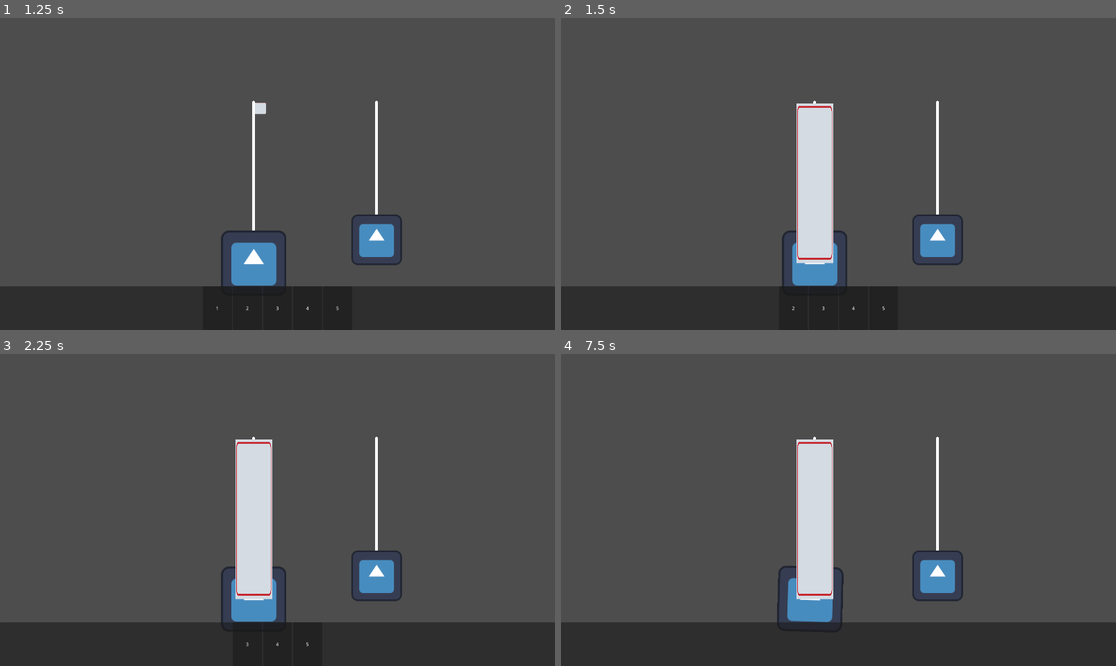
Above: before the commit, frames 1-4 (two rows, left to right).
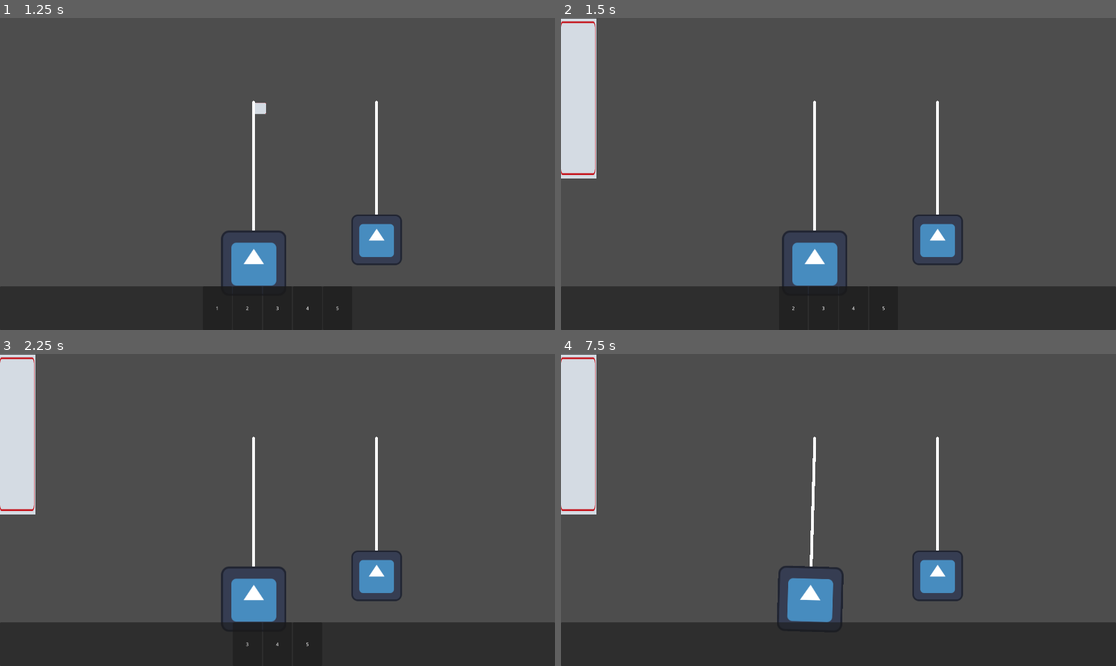
Above: after the commit, the same moments.

Repository: HEKEPOIU/gmtk_2024
Game: Godot game, scene res://scene/main.tscn
The game is run twice, just before and just after one commit, with the same random seed, the same clock (stepped at 60 frames per second) and the same inputs. The engine's default icon, where the game draws it, is replaced by a stand-in: a white triangle on a blue panel in a dark square.
Inputs (mouse positions are in pixels of both pictures, inside the frame that each line leads up to):
- Up to frame 1 (1.25 s): click "start" at 0.5 s
- Up to frame 2 (1.5 s): click "1" at 1.25 s
- Up to frame 3 (2.25 s): click "2" at 2 s
- Up to frame 4 (7.5 s): click "3" at 2.75 s; click "4" at 3.5 s; click "5" at 4.25 s; tap Enter at 5, 6.5 s; move the mouse to (960, 494) at 5.02 s; hold Right 5.03-5.78 s; click (960, 494) at 5.1 s; tap Space at 5.75, 7.25 s; move the mouse to (727, 525) at 5.77 s; hold Left 5.78-6.53 s; click (727, 525) at 5.85 s; move the mouse to (894, 441) at 6.52 s; hold Right from 6.53 s (still down); click (894, 441) at 6.6 s; move the mouse to (810, 572) at 7.27 s; click (810, 572) at 7.35 s

Frame 1 is identical in both runs. In frame 2, 6.7% of the frame differs, in the area x 0-50%, y 0-79%; in frame 3, 6.7%; in frame 4, 6.7%.

Commit message:
extra function

Diff:
--- a/src/ui/ui_main.gd
+++ b/src/ui/ui_main.gd
@@ -42,14 +42,12 @@
 		var length: float = p.length # todo:p.get_length()
 		var width: float = (p.get_node("PendulumEndPoint/Sprite2D") as Sprite2D).texture.get_size().x # todo: p.get_width()
 		# var border := borderPrefab.instantiate()  # todo: use prefab , idk why no appear when use prefab
-		border.position = position - Vector2(width / 2, 0)
-		border.scale = Vector2(width / border.size.x, length / border.size.y)
-
-
-	# show choose box
-
+		set_border(position - Vector2(width / 2, 0), Vector2(width / border.size.x, length / border.size.y))
 	pass
 
+func set_border(positon, scale):
+	border.position = position
+	border.scale = scale
 
 func _get_pendulum_info_array() -> Array:
 	var arr := Array([], TYPE_OBJECT, "Node", Pendulum)
